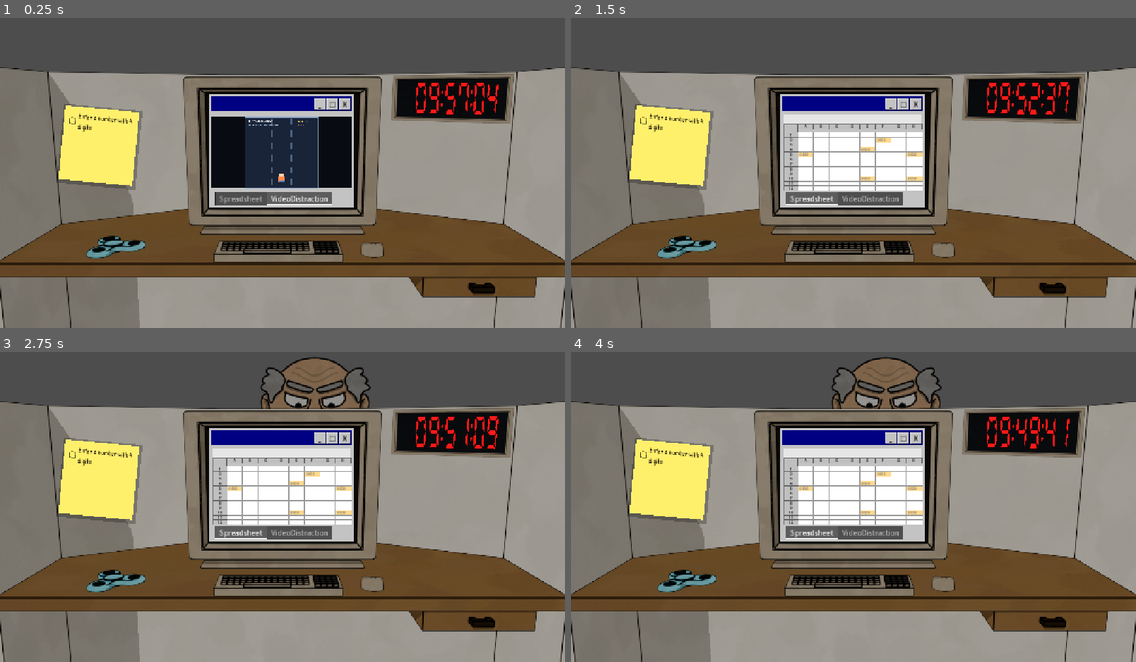
Above: before the commit, frames 1-4 (two rows, left to right).
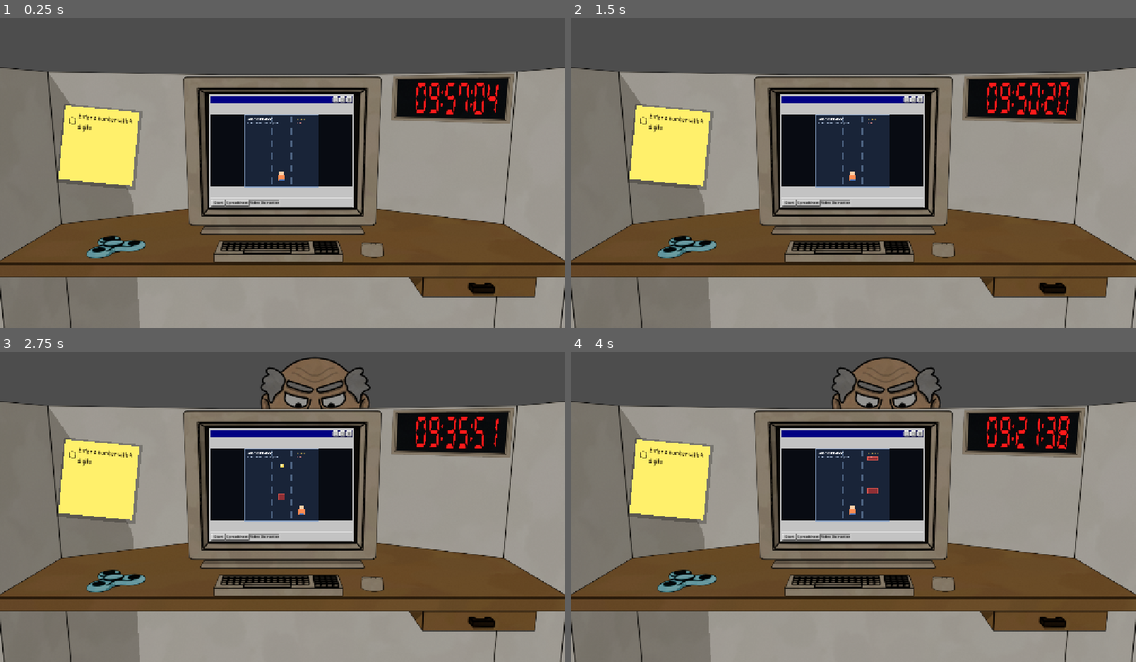
Above: after the commit, the same moments.

Repository: Jelleas/gmtk-2026
Game: Godot game, scene res://src/office/office.tscn
Two runs of this game, one before a commit and one after it. Both use one fixed random seed, a clock stepped at 60 frames per second and the inputs below. This scene is started directly instead of the project's main scene.
Inputs (mouse positions are in pixels of both pictures, inside the frame that each line leads up to):
- Up to frame 1 (0.25 s): no input
- Up to frame 2 (1.5 s): click (808, 204) at 0.5 s, where only the run after the commit has a clickable "Spreadsheet"; click (836, 204) at 1.25 s, where only the run after the commit has a clickable "Video Distraction"
- Up to frame 3 (2.75 s): click (220, 538) at 2 s, where only the run after the commit has a clickable "Start"
- Up to frame 4 (4 s): click (791, 538) at 2.75 s, where only the run after the commit has a clickable "Start"; click "_" at 3.5 s

The runs differ from the first frame. In frame 1, 2.2% of the frame differs, in the area x 37-63%, y 25-62%; in frame 2, 7.8%; in frame 3, 7.9%; in frame 4, 8.0%, in the area x 37-89%, y 20-62%.

Commit message:
make computer UI prettier

Diff:
--- a/resources/theme/main_theme.tres
+++ b/resources/theme/main_theme.tres
@@ -1,9 +1,6 @@
 [gd_resource type="Theme" format=3 uid="uid://4n71a6jddvam"]
 
 [sub_resource type="StyleBoxFlat" id="StyleBoxFlat_3doyt"]
-bg_color = Color(0.7647059, 0.7647059, 0.7647059, 1)
-
-[sub_resource type="StyleBoxFlat" id="StyleBoxFlat_xah2a"]
 bg_color = Color(0.7647059, 0.7647059, 0.7647059, 1)
 
 [sub_resource type="StyleBoxFlat" id="StyleBoxFlat_1ecgp"]
@@ -46,16 +43,25 @@
 shadow_size = 2
 shadow_offset = Vector2(1, 1)
 
+[sub_resource type="StyleBoxFlat" id="StyleBoxFlat_taskbar"]
+bg_color = Color(0.7647059, 0.7647059, 0.7647059, 1)
+border_width_top = 2
+border_color = Color(0.9275334, 0.92753345, 0.9275333, 1)
+shadow_color = Color(0.19255564, 0.1925557, 0.19255555, 1)
+shadow_size = 1
+shadow_offset = Vector2(0, 1)
+
 [resource]
 ComputerPanel/base_type = &"PanelContainer"
 ComputerPanel/styles/panel = SubResource("StyleBoxFlat_3doyt")
-ComputerTabContainer/base_type = &"TabContainer"
-ComputerTabContainer/styles/panel = SubResource("StyleBoxFlat_xah2a")
+ComputerTaskbar/base_type = &"PanelContainer"
+ComputerTaskbar/styles/panel = SubResource("StyleBoxFlat_taskbar")
 TopBarContainer/base_type = &"PanelContainer"
 TopBarContainer/styles/panel = SubResource("StyleBoxFlat_1ecgp")
 WindowsButton/base_type = &"Button"
 WindowsButton/colors/font_color = Color(0, 0, 0, 1)
 WindowsButton/colors/font_hover_color = Color(0, 0, 0, 1)
+WindowsButton/colors/font_hover_pressed_color = Color(0, 0, 0, 1)
 WindowsButton/colors/font_pressed_color = Color(0, 0, 0, 1)
 WindowsButton/styles/hover = SubResource("StyleBoxFlat_rjbnf")
 WindowsButton/styles/normal = SubResource("StyleBoxFlat_d2t2c")
--- a/src/computer/computer.gd
+++ b/src/computer/computer.gd
@@ -1,17 +1,47 @@
 extends Control
+
+const DESIGN_SIZE := Vector2(328.0, 257.0)
+const OUTER_MARGIN := 5
+const TITLE_MARGIN := 4
+const TITLE_BUTTON_SIZE := 25
+const TITLE_BUTTON_SEPARATION := 3
+const TITLE_BUTTON_FONT_SIZE := 16
+const TASKBAR_MARGIN := 3
+const TASKBAR_BUTTON_HEIGHT := 24
+const START_BUTTON_WIDTH := 60
+const SPREADSHEET_BUTTON_WIDTH := 104
+const VIDEO_BUTTON_WIDTH := 136
+const TASKBAR_FONT_SIZE := 16
+const CHROME_SCALE := 0.5
 
 @onready var spreadsheet: Control = %Spreadsheet
 @onready var video_distraction: Control = %VideoDistraction
 @onready var video_runner: Node2D = %VideoRunner
 @onready var taskbar: TabContainer = %Taskbar
 @onready var close_button: Button = %TitleButtons/CloseButton
+@onready var computer_margin: MarginContainer = $PanelContainer/MarginContainer
+@onready var title_margin: MarginContainer = $PanelContainer/MarginContainer/VBoxContainer/PanelContainer/MarginContainer
+@onready var title_buttons: HBoxContainer = %TitleButtons
+@onready var minimize_button: Button = %TitleButtons/MinimizeButton
+@onready var maximize_button: Button = %TitleButtons/MaximizeButton
+@onready var taskbar_margin: MarginContainer = $PanelContainer/MarginContainer/VBoxContainer/TaskbarPanel/MarginContainer
+@onready var taskbar_buttons: HBoxContainer = %TaskbarButtons
+@onready var start_button: Button = %StartButton
+@onready var spreadsheet_selector: Button = %SpreadsheetSelector
+@onready var video_distraction_selector: Button = %VideoDistractionSelector
 
 func _ready() -> void:
 	taskbar.tab_changed.connect(_on_taskbar_tab_changed)
+	spreadsheet_selector.pressed.connect(_select_task.bind(0))
+	video_distraction_selector.pressed.connect(_select_task.bind(1))
+	resized.connect(_scale_chrome)
+	_scale_chrome()
 	_on_taskbar_tab_changed(taskbar.current_tab)
-	close_button.pressed.connect(hide)
+	#close_button.pressed.connect(hide)
 
 func _on_taskbar_tab_changed(tab: int) -> void:
+	spreadsheet_selector.set_pressed_no_signal(tab == 0)
+	video_distraction_selector.set_pressed_no_signal(tab == 1)
 	if tab == 0:
 		spreadsheet.show()
 		video_distraction.hide()
@@ -19,7 +49,45 @@
 	else:
 		_show_video_distraction()
 
+
+func _select_task(tab: int) -> void:
+	taskbar.current_tab = tab
+	_on_taskbar_tab_changed(tab)
+
+
 func _show_video_distraction() -> void:
 	spreadsheet.hide()
 	video_distraction.show()
 	video_runner.call(&"start")
+
+
+func _scale_chrome() -> void:
+	var scale_factor := minf(size.x / DESIGN_SIZE.x, size.y / DESIGN_SIZE.y) * CHROME_SCALE
+	var outer_margin := roundi(OUTER_MARGIN * scale_factor)
+	var scaled_title_margin := roundi(TITLE_MARGIN * scale_factor)
+
+	computer_margin.add_theme_constant_override(&"margin_left", outer_margin)
+	computer_margin.add_theme_constant_override(&"margin_top", outer_margin)
+	computer_margin.add_theme_constant_override(&"margin_right", outer_margin)
+	computer_margin.add_theme_constant_override(&"margin_bottom", outer_margin)
+	title_margin.add_theme_constant_override(&"margin_left", scaled_title_margin)
+	title_margin.add_theme_constant_override(&"margin_top", scaled_title_margin)
+	title_margin.add_theme_constant_override(&"margin_right", scaled_title_margin)
+	title_margin.add_theme_constant_override(&"margin_bottom", scaled_title_margin)
+	title_buttons.add_theme_constant_override(&"separation", roundi(TITLE_BUTTON_SEPARATION * scale_factor))
+	taskbar_margin.add_theme_constant_override(&"margin_left", roundi(TASKBAR_MARGIN * scale_factor))
+	taskbar_margin.add_theme_constant_override(&"margin_top", roundi(TASKBAR_MARGIN * scale_factor))
+	taskbar_margin.add_theme_constant_override(&"margin_right", roundi(TASKBAR_MARGIN * scale_factor))
+	taskbar_margin.add_theme_constant_override(&"margin_bottom", roundi(TASKBAR_MARGIN * scale_factor))
+	taskbar_buttons.add_theme_constant_override(&"separation", roundi(TITLE_BUTTON_SEPARATION * scale_factor))
+
+	var button_size := Vector2.ONE * roundi(TITLE_BUTTON_SIZE * scale_factor)
+	for button in [minimize_button, maximize_button, close_button]:
+		button.custom_minimum_size = button_size
+		button.add_theme_font_size_override(&"font_size", roundi(TITLE_BUTTON_FONT_SIZE * scale_factor))
+
+	start_button.custom_minimum_size = Vector2(START_BUTTON_WIDTH, TASKBAR_BUTTON_HEIGHT) * scale_factor
+	spreadsheet_selector.custom_minimum_size = Vector2(SPREADSHEET_BUTTON_WIDTH, TASKBAR_BUTTON_HEIGHT) * scale_factor
+	video_distraction_selector.custom_minimum_size = Vector2(VIDEO_BUTTON_WIDTH, TASKBAR_BUTTON_HEIGHT) * scale_factor
+	for button in [start_button, spreadsheet_selector, video_distraction_selector]:
+		button.add_theme_font_size_override(&"font_size", roundi(TASKBAR_FONT_SIZE * scale_factor))
--- a/src/computer/computer.tscn
+++ b/src/computer/computer.tscn
@@ -82,9 +82,9 @@
 unique_name_in_owner = true
 layout_mode = 2
 size_flags_vertical = 3
-theme_type_variation = &"ComputerTabContainer"
+theme_type_variation = &"ComputerPanel"
 current_tab = 1
-tabs_position = 1
+tabs_visible = false
 
 [node name="Spreadsheet" parent="PanelContainer/MarginContainer/VBoxContainer/Taskbar" unique_id=1980257439 instance=ExtResource("3_spreadsheet")]
 unique_name_in_owner = true
@@ -100,5 +100,45 @@
 [node name="VideoRunner" parent="PanelContainer/MarginContainer/VBoxContainer/Taskbar/VideoDistraction" unique_id=1538641647 instance=ExtResource("1_bjt8x")]
 unique_name_in_owner = true
 
+[node name="TaskbarPanel" type="PanelContainer" parent="PanelContainer/MarginContainer/VBoxContainer"]
+layout_mode = 2
+theme_type_variation = &"ComputerTaskbar"
+
+[node name="MarginContainer" type="MarginContainer" parent="PanelContainer/MarginContainer/VBoxContainer/TaskbarPanel"]
+layout_mode = 2
+theme_override_constants/margin_left = 3
+theme_override_constants/margin_top = 3
+theme_override_constants/margin_right = 3
+theme_override_constants/margin_bottom = 3
+
+[node name="TaskbarButtons" type="HBoxContainer" parent="PanelContainer/MarginContainer/VBoxContainer/TaskbarPanel/MarginContainer"]
+unique_name_in_owner = true
+layout_mode = 2
+theme_override_constants/separation = 3
+
+[node name="StartButton" type="Button" parent="PanelContainer/MarginContainer/VBoxContainer/TaskbarPanel/MarginContainer/TaskbarButtons"]
+unique_name_in_owner = true
+custom_minimum_size = Vector2(60, 24)
+layout_mode = 2
+theme_type_variation = &"WindowsButton"
+text = "Start"
+
+[node name="SpreadsheetSelector" type="Button" parent="PanelContainer/MarginContainer/VBoxContainer/TaskbarPanel/MarginContainer/TaskbarButtons"]
+unique_name_in_owner = true
+custom_minimum_size = Vector2(104, 24)
+layout_mode = 2
+toggle_mode = true
+theme_type_variation = &"WindowsButton"
+text = "Spreadsheet"
+
+[node name="VideoDistractionSelector" type="Button" parent="PanelContainer/MarginContainer/VBoxContainer/TaskbarPanel/MarginContainer/TaskbarButtons"]
+unique_name_in_owner = true
+custom_minimum_size = Vector2(136, 24)
+layout_mode = 2
+toggle_mode = true
+button_pressed = true
+theme_type_variation = &"WindowsButton"
+text = "Video Distraction"
+
 [node name="PunishmentTask" type="Node" parent="." unique_id=1835767381]
 script = ExtResource("4_punishment")
